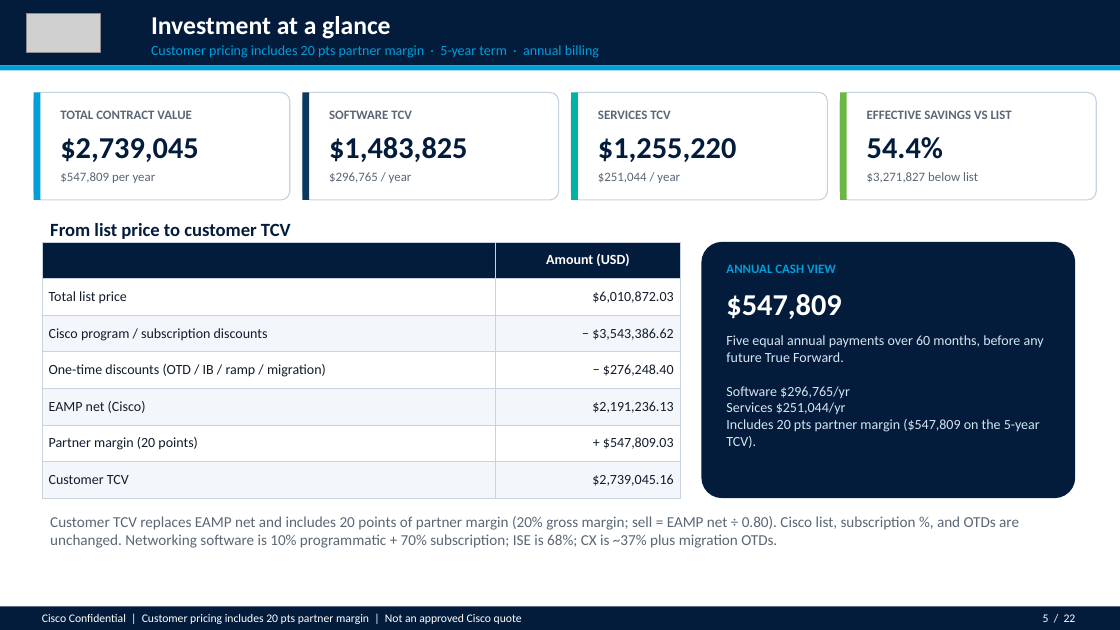
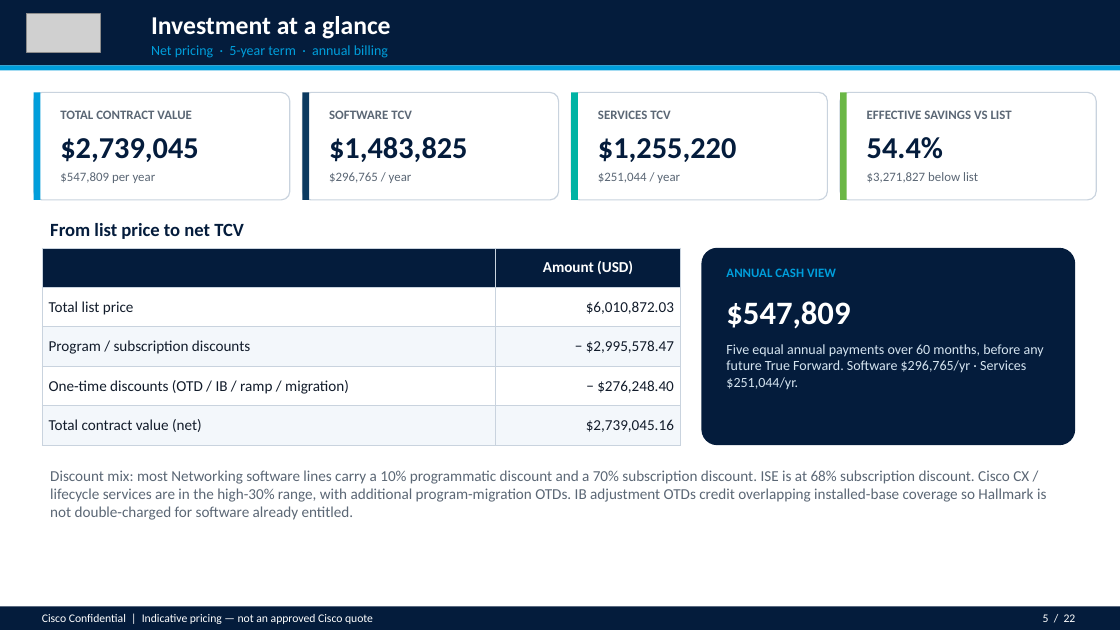
Before and after one commit to chchilds/cxvx, a slide deck: slide 5 of ea-proposal/HALLMARK_CARDS_INCORPORATED_Enterprise_Agreement_Proposal.pptx. Drawn at 1120x630 pixels with LibreOffice and Linux fonts; fonts in the diff are those of the drawing; grey boxes stand for pictures. Boxes give left, top, right and bottom in pixels: in the first picture for what was removed or moved away, otherwise in the second. Text is boxed around its words. In the diff, an @@ line names an element or a change of style, - is before the commit and + after.

```diff
--- a/ea-proposal/HALLMARK_CARDS_INCORPORATED_Enterprise_Agreement_Proposal.pptx
+++ b/ea-proposal/HALLMARK_CARDS_INCORPORATED_Enterprise_Agreement_Proposal.pptx
@@ text at [151, 45, 388, 58]: text changed @@
-Customer pricing includes 20 pts partner margin · 5-year term · annual billing
+Net pricing · 5-year term · annual billing
@@ text at [50, 223, 244, 239]: text changed @@
-From list price to customer TCV
+From list price to net TCV
@@ table at [42, 248, 681, 445] @@
-row 3, column 1: Cisco program / subscription discounts
+row 3, column 1: Program / subscription discounts
-row 3, column 2: − $3,543,386.62
+row 3, column 2: − $2,995,578.47
-row 5: EAMP net (Cisco) | $2,191,236.13
-row 6: Partner margin (20 points) | + $547,809.03
-row 7: Customer TCV | $2,739,045.16
+row 5: Total contract value (net) | $2,739,045.16
@@ table: place and size @@
-table at [42, 242, 681, 498]
+table at [42, 248, 681, 445]
@@ rounded rectangle: place and size @@
-rounded rectangle at [702, 242, 1075, 498]
+rounded rectangle at [702, 248, 1075, 445]
@@ text "ANNUAL CASH VIEW": place and size @@
-text "ANNUAL CASH VIEW" at [726, 264, 836, 273]
+text "ANNUAL CASH VIEW" at [726, 268, 836, 277]
@@ text "$547,809" at [726, 301, 850, 329]: size 26 to 28 pt @@
@@ text at [726, 344, 1044, 389]: text changed @@
-Five equal annual payments over 60 months, before any future True Forward.
-Software $296,765/yr
-Services $251,044/yr
-Includes 20 pts partner margin ($547,809 on the 5-year TCV).
+Five equal annual payments over 60 months, before any future True Forward. Software $296,765/yr · Services $251,044/yr.
@@ text at [50, 470, 1046, 520]: text changed @@
-Customer TCV replaces EAMP net and includes 20 points of partner margin (20% gross margin; sell = EAMP net ÷ 0.80). Cisco list, subscription %, and OTDs are unchanged. Networking software is 10% programmatic + 70% subscription; ISE is 68%; CX is ~37% plus migration OTDs.
+Discount mix: most Networking software lines carry a 10% programmatic discount and a 70% subscription discount. ISE is at 68% subscription discount. Cisco CX / lifecycle services are in the high-30% range, with additional program-migration OTDs. IB adjustment OTDs credit overlapping installed-base coverage so Hallmark is not double-charged for software already entitled.
@@ text at [42, 614, 373, 624]: text changed @@
-Cisco Confidential | Customer pricing includes 20 pts partner margin | Not an approved Cisco quote
+Cisco Confidential | Indicative pricing — not an approved Cisco quote
```
Also in this commit, not shown: 20 other slides changed, 2 other files.
